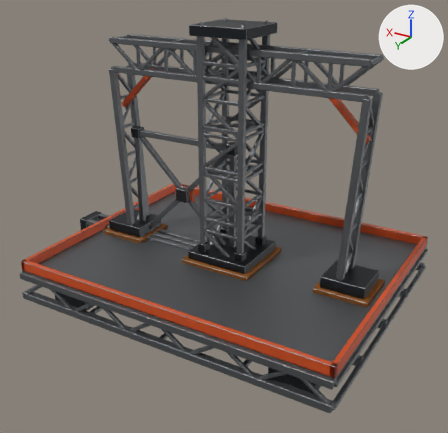
What one commit did to the Blender file Assets/Game/Art/Models/_Source~/components/structural/truss_frame.blend.
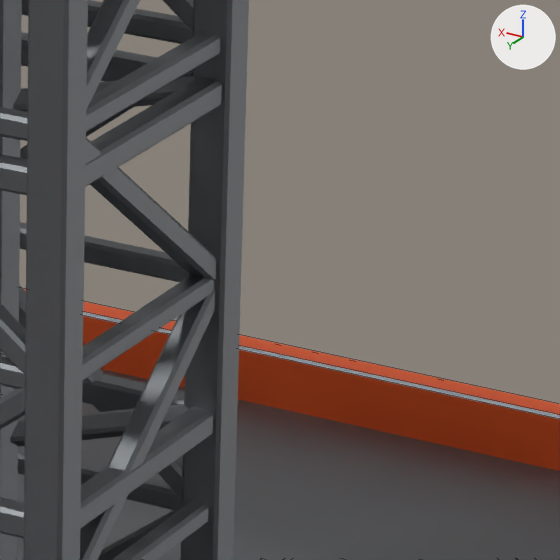
The first picture shows the older version from a camera (50 mm lens) standing at (-17.47, 30.15, 17.65) and looking at (0.08, 0.89, 3.02). The close-ups show the older and then the newer version on the part from 52% to 69% of the width and 36% to 53% of the height of that picture. Only the edits that show in the close-ups are written down. Every picture has the same lights, and +X, +Y and +Z are marked at upper right. The close-ups show mesh edges as thin lines.

The first close-up shows 'Mesh_Truss_Brace', 'Mesh_Truss_Column', 'Mesh_Truss_Deck'.
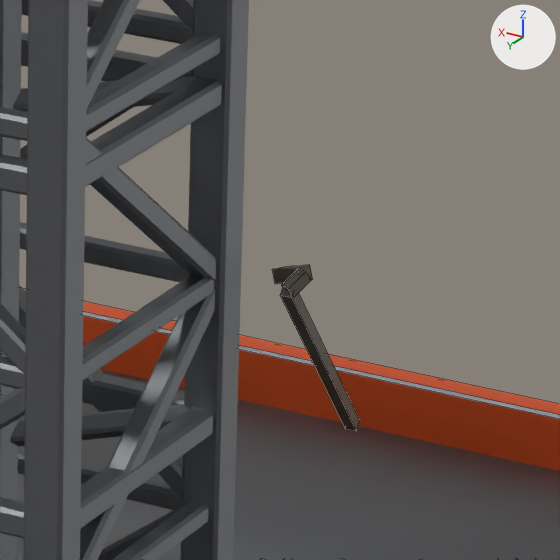
What differs and where, as boxes [x1, y1, x2, y2] in the close-ups (560 x 560 px):
'Mesh_Truss_SnappedStubs', added
    after: [272, 265, 360, 431]

The change, as a list of edits to the scene's bpy script:
```text
Add mat_mat_sattower_darkmetal:
    mat_mat_sattower_darkmetal = bpy.data.materials.new('MAT_SatTower_DarkMetal')
    # nodes: BsdfPrincipled, Bump, MapRange, Mix, NewGeometry, OutputMaterial, TexNoise, ValToRGB
    # colours: black #000000, white #ffffff, dark grey #65615d, brown #766c61, brown #865530
Add me_mesh_truss_snappedstubs:
    me_mesh_truss_snappedstubs.from_pydata(...)  # 64 vertices, 48 faces; spans x -0.06..3.94, y -16.51..-10.21, z 2.47..6.56
    me_mesh_truss_snappedstubs.materials.append(mat_mat_sattower_darkmetal)
Add ob_mesh_truss_snappedstubs:
    ob_mesh_truss_snappedstubs = bpy.data.objects.new('Mesh_Truss_SnappedStubs', me_mesh_truss_snappedstubs)
    ob_mesh_truss_snappedstubs.location = (-1.94, 13.359, -2.474)
```
